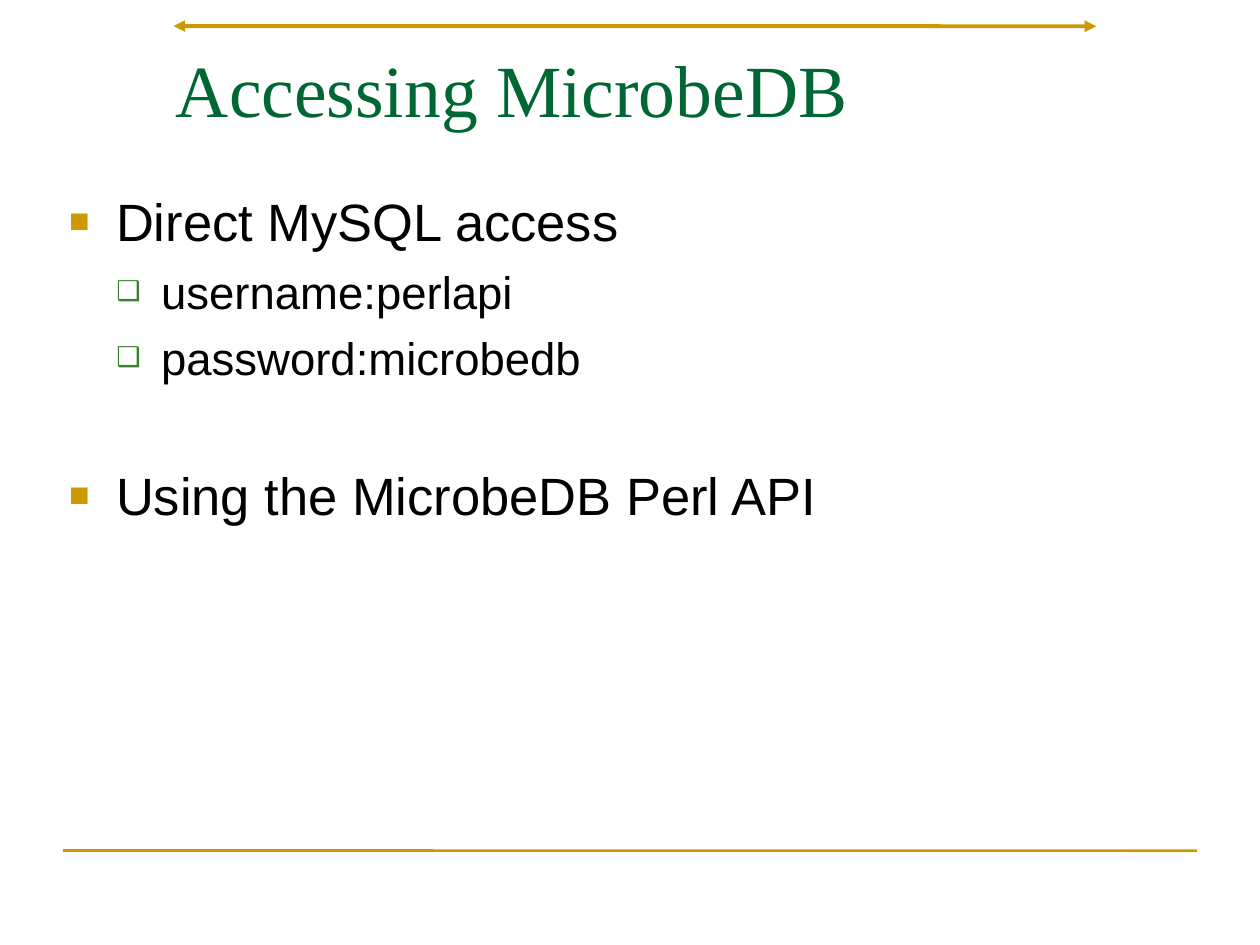
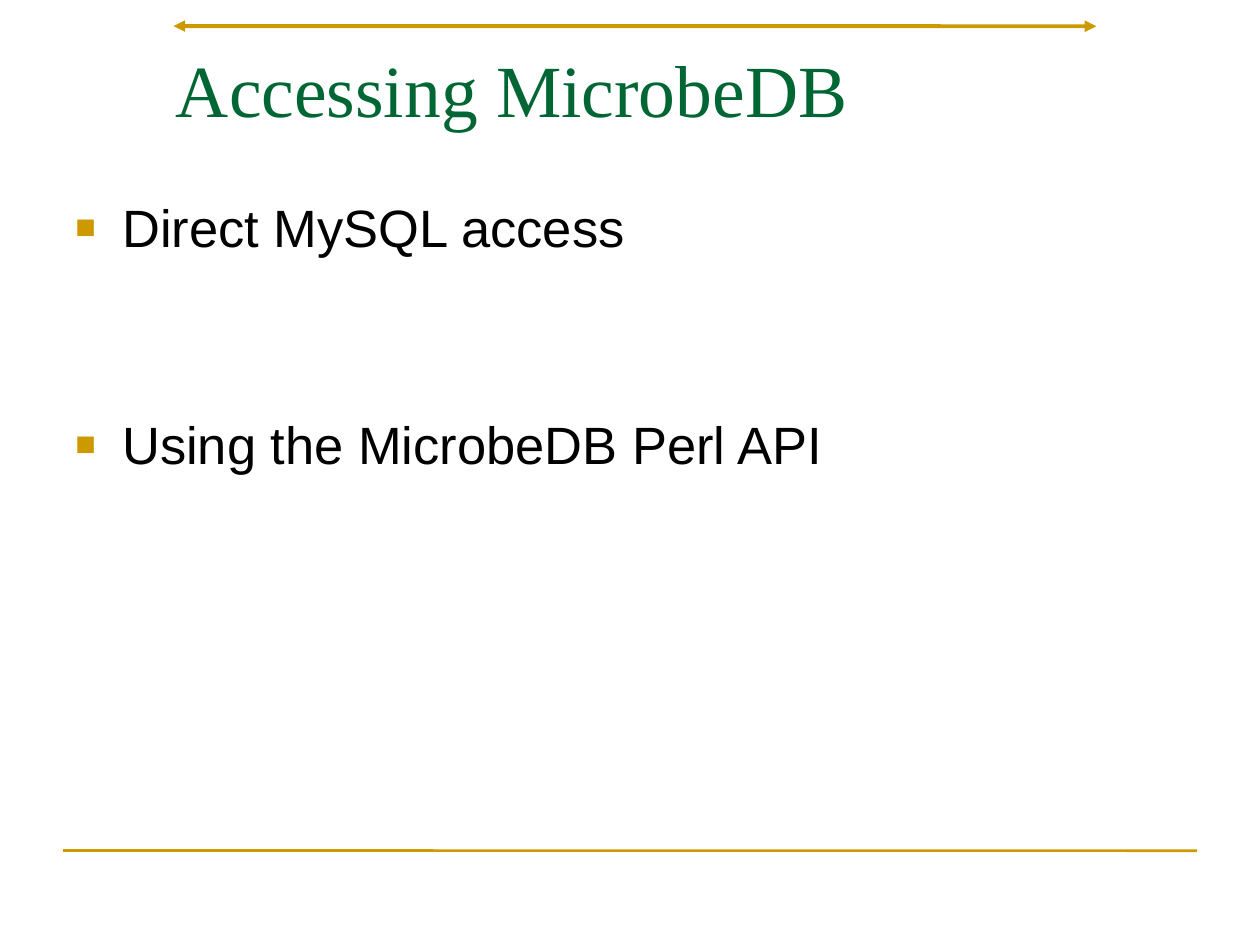
Before and after one commit to mlangill/MicrobeDB, a slide deck: slide 5 of information/Basic_Overview_MicrobeDB.ppt. Drawn at 1260x945 pixels with LibreOffice and Linux fonts; fonts in the diff are those of the drawing. Boxes give left, top, right and bottom in pixels: in the first picture for what was removed or moved away, otherwise in the second. Text is boxed around its words. In the diff, an @@ line names an element or a change of style, - is before the commit and + after.

```diff
--- a/information/Basic_Overview_MicrobeDB.ppt
+++ b/information/Basic_Overview_MicrobeDB.ppt
@@ text at [161, 276, 581, 384]: paragraphs removed @@
-  ❑ username:perlapi
-  ❑ password:microbedb
```
Also in this commit, not shown: 2 other slides changed.
